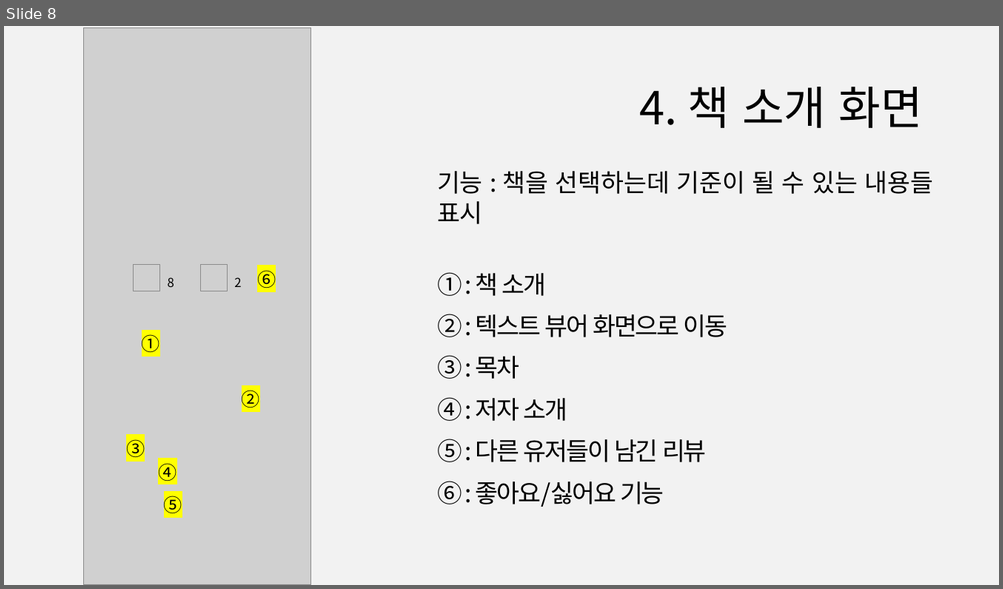
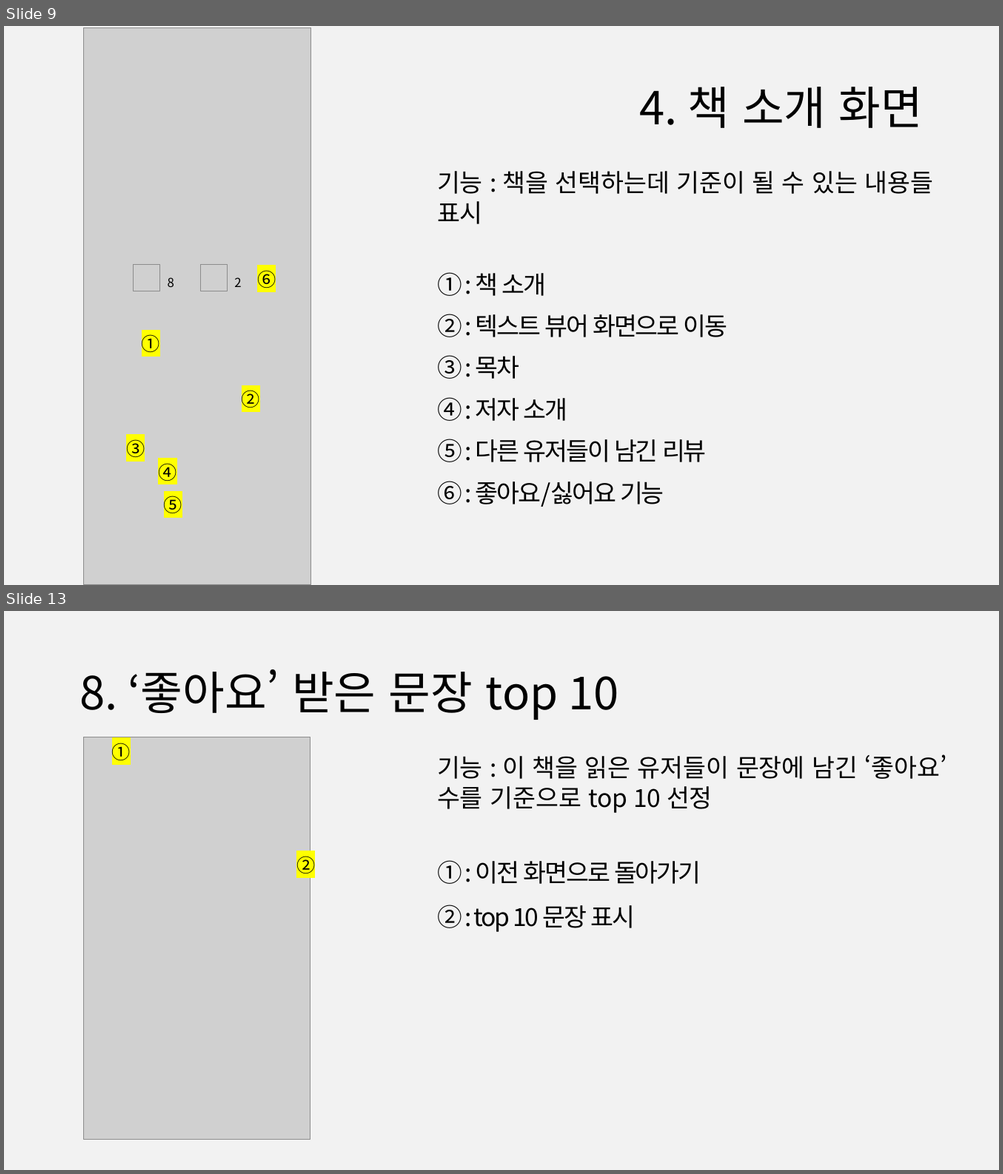
Before and after one commit to 888pocket/social-readbook-app, a slide deck: 보고서/사용자인터페이스(나) 제안발표ppt_3code.pptx. Shown one above the other, each under a label of ours: slide 8 before the commit, slides 9 and 13 after it; the slides between them are not shown. The pictures are 1003x589 and 1003x1174 pixels, drawn with LibreOffice and Linux fonts; fonts in the diff are those of the drawing; grey boxes stand for pictures. Boxes give left, top, right and bottom in pixels: in the first picture for what was removed or moved away, otherwise in the second. Text is boxed around its words. In the diff, an @@ line names an element or a change of style, - is before the commit and + after.

```diff
--- a/보고서/사용자인터페이스(나) 제안발표ppt_3code.pptx
+++ b/보고서/사용자인터페이스(나) 제안발표ppt_3code.pptx
@@ slide 13 added at <box>4,611,999,1170</box>, background #F2F2F2 @@
@@ title added at <box>79,669,618,720</box>, 44 pt, text #000000 @@
+8. ‘좋아요’ 받은 문장 top 10
@@ picture added at <box>84,737,310,1140</box> @@
@@ text added at <box>112,743,131,760</box>, 18 pt, text #000000 @@
+①
@@ text added at <box>437,755,947,932</box>, 24 pt, text #000000 @@
+기능 : 이 책을 읽은 유저들이 문장에 남긴 ‘좋아요’ 수를 기준으로 top 10 선정
+① : 이전 화면으로 돌아가기
+② : top 10 문장 표시
@@ text added at <box>296,856,315,874</box>, 18 pt, text #000000 @@
+②
@@ what was slide 8 is now slide 9 @@
```
Also in this commit, not shown: 7 slides changed, 8 other slides added, 2 slides removed.
